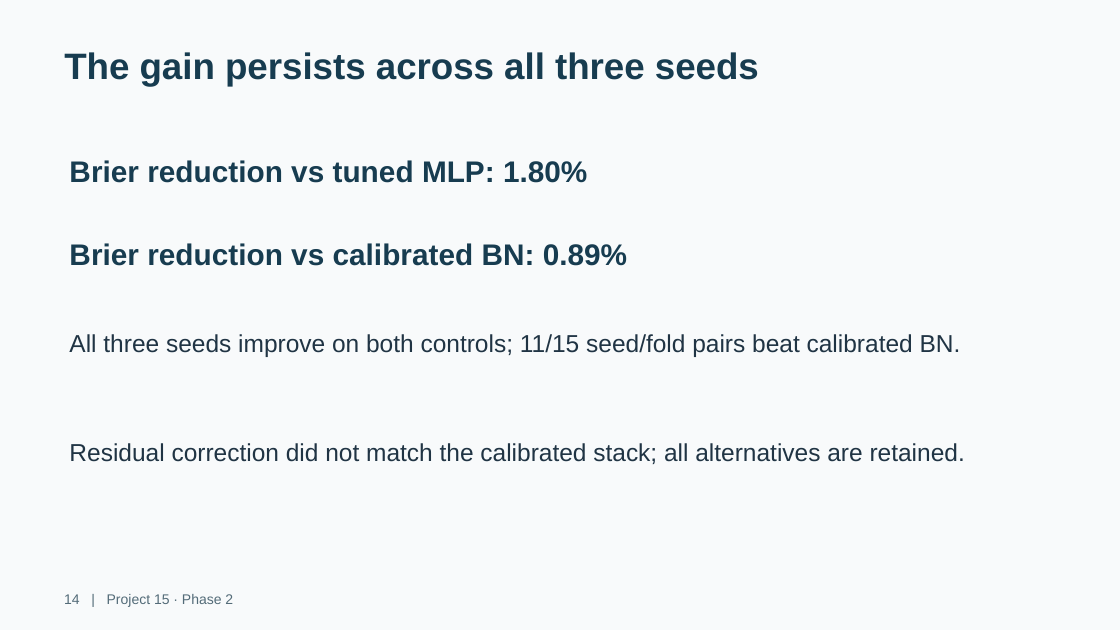
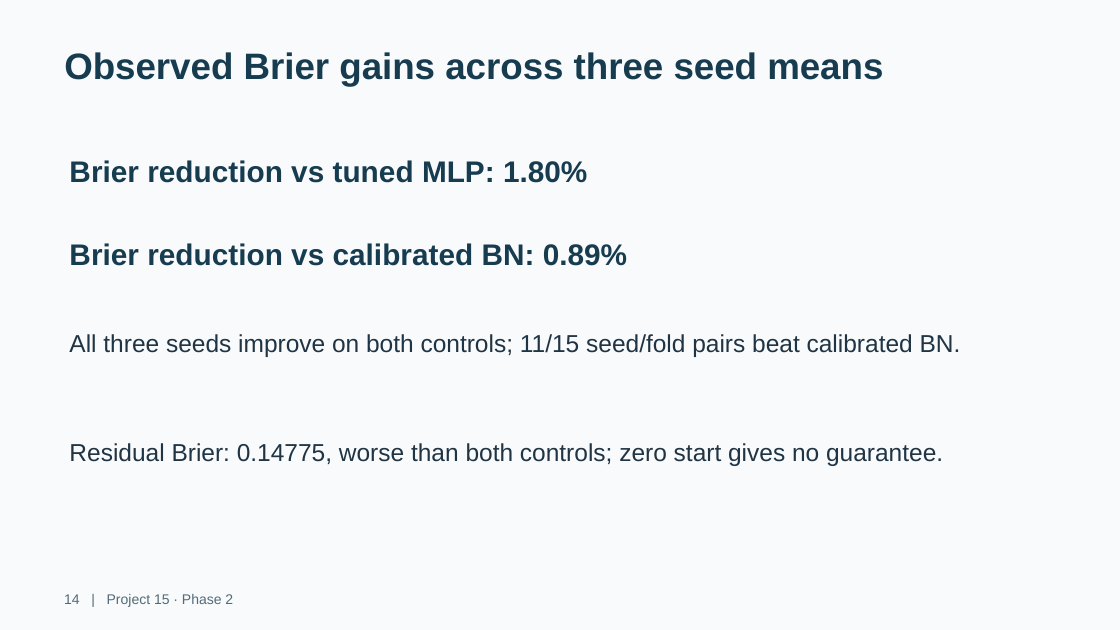
Before and after one commit to nishtha-09-gupta/AML_Capstone_Project, a slide deck: slide 14 of docs/phase2/phase2_presentation_with_followup.pptx. Drawn at 1120x630 pixels with LibreOffice and Linux fonts; fonts in the diff are those of the drawing. Boxes give left, top, right and bottom in pixels: in the first picture for what was removed or moved away, otherwise in the second. Text is boxed around its words. In the diff, an @@ line names an element or a change of style, - is before the commit and + after.

```diff
--- a/docs/phase2/phase2_presentation_with_followup.pptx
+++ b/docs/phase2/phase2_presentation_with_followup.pptx
@@ text at [64, 52, 883, 86]: text changed @@
-The gain persists across all three seeds
+Observed Brier gains across three seed means
@@ text at [69, 443, 943, 466]: text changed @@
-Residual correction did not match the calibrated stack; all alternatives are retained.
+Residual Brier: 0.14775, worse than both controls; zero start gives no guarantee.
```
Also in this commit, not shown: 5 other slides changed, 13 other files.
